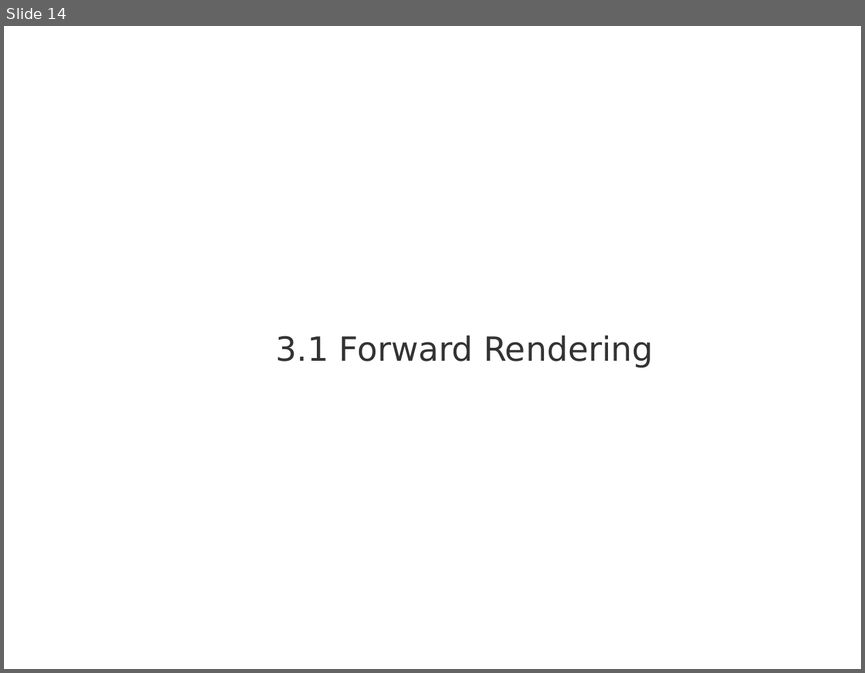
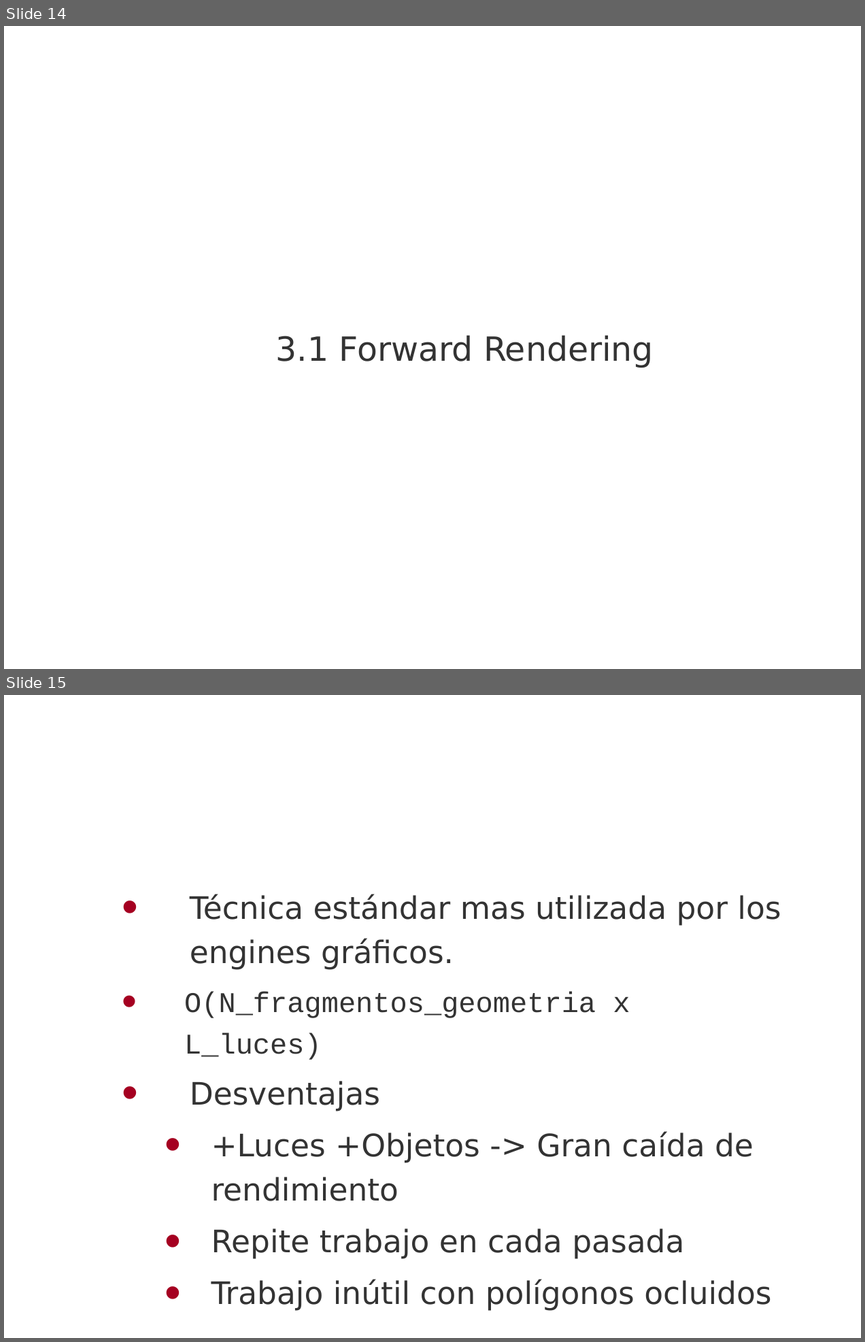
Before and after one commit to madowen/webGL, a slide deck: Docs/presentacion.pptx. Shown one above the other, each under a label of ours: slide 14 before the commit, slides 14 and 15 after it. The pictures are 865x673 and 865x1342 pixels, drawn with LibreOffice and Linux fonts; fonts in the diff are those of the drawing; background and template pictures are left out. Boxes give left, top, right and bottom in pixels: in the first picture for what was removed or moved away, otherwise in the second. Text is boxed around its words. In the diff, an @@ line names an element or a change of style, - is before the commit and + after.

```diff
--- a/Docs/presentacion.pptx
+++ b/Docs/presentacion.pptx
@@ slide 15 added at (x1=4, y1=695, x2=861, y2=1338), background picture (left out) @@
@@ title added at (x1=68, y1=695, x2=861, y2=802), 28 pt, text #FFFFFF @@
+Forward Rendering
@@ text added at (x1=184, y1=894, x2=781, y2=1310), 26 pt, text #333333 @@
+• Técnica estándar mas utilizada por los engines gráficos.
+• O(N_fragmentos_geometria x L_luces)
+• Desventajas
+  • +Luces +Objetos -> Gran caída de rendimiento
+  • Repite trabajo en cada pasada
+  • Trabajo inútil con polígonos ocluidos
```
Also in this commit, not shown: 7 slides changed, 18 other slides added, 1 slide removed, 1 other file.
